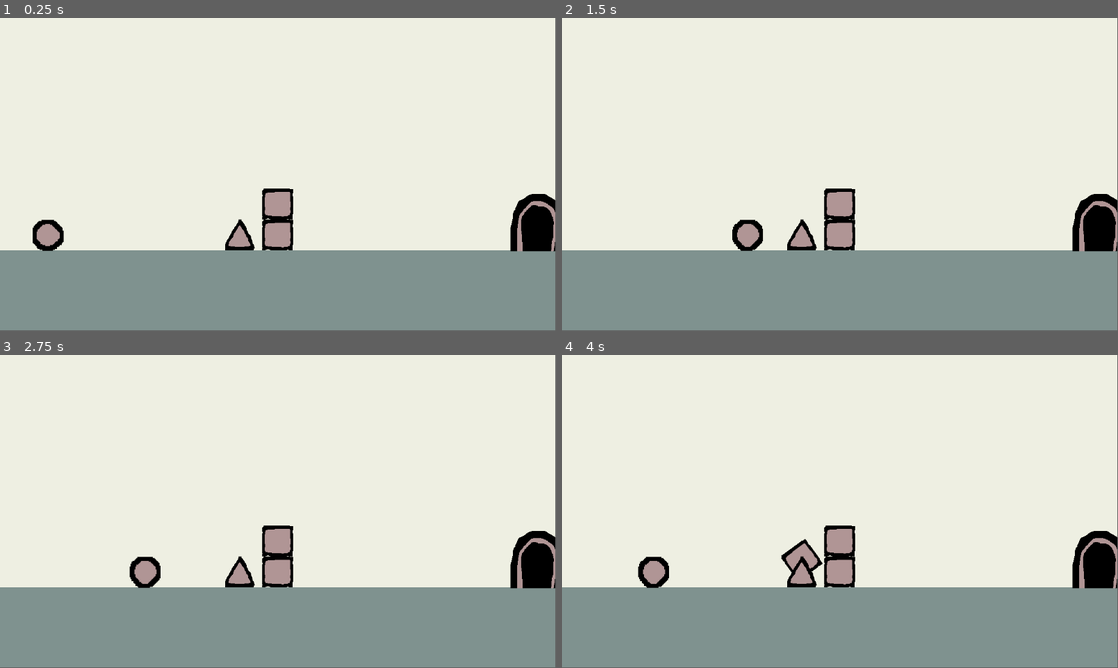
Above: before the commit, frames 1-4 (two rows, left to right).
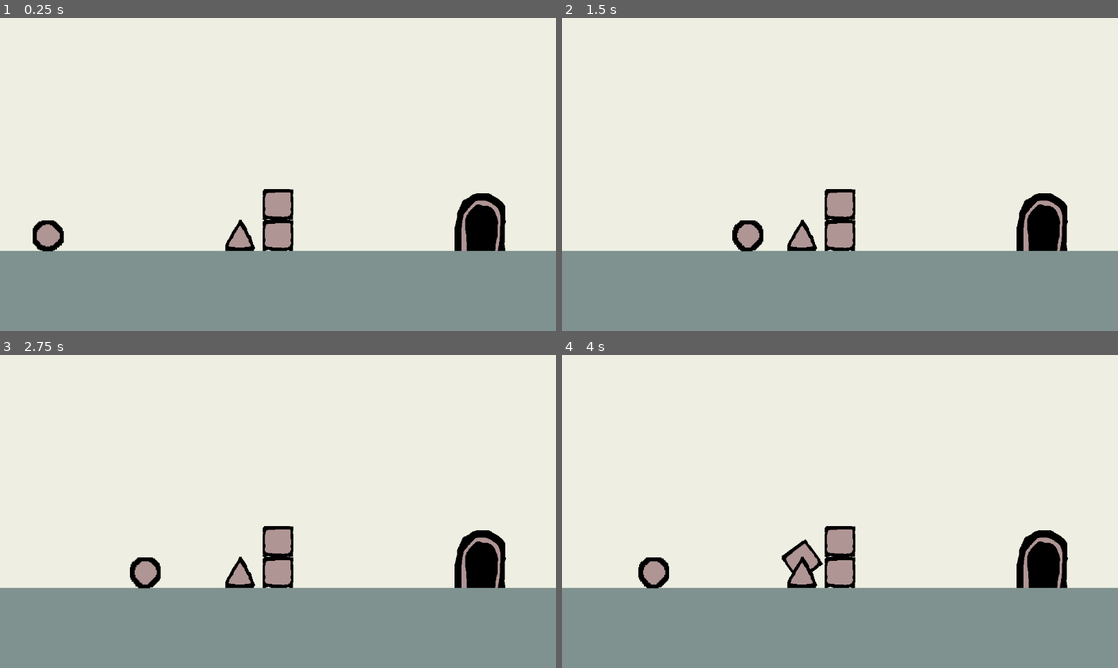
Above: after the commit, the same moments.

Repository: valegui/collapse
Game: Godot game, scene res://scenes/level_1.tscn
Two runs of this game, one before a commit and one after it. Both use one fixed random seed, a clock stepped at 60 frames per second and the inputs below.
Inputs:
- Up to frame 1 (0.25 s): no input
- Up to frame 2 (1.5 s): tap Enter (ui_accept) at 0.5, 0.77 s; hold Right (ui_right) from 0.53 s (still down)
- Up to frame 3 (2.75 s): tap Enter (ui_accept) at 1.52 s; release Right (ui_right) at 2.03 s; hold Left (ui_left) from 2.03 s (still down)
- Up to frame 4 (4 s): release Left (ui_left) at 2.78 s; hold Right (ui_right) from 2.78 s (still down); tap Enter (ui_accept) at 3.02, 3.77 s
In our replay, the window is 799x449 before the commit and 800x450 after it. These sizes can differ from the game's own. Grey fills any space a smaller window leaves; there, only what the larger window draws over its background counts as a difference.

The runs differ from the first frame. In frame 1, 3.5% of the frame differs, in the area x 0-100%, y 0-75%; in frame 2, 3.5%; in frame 3, 3.5%; in frame 4, 3.5%.

Commit message:
levels and checkpoint for level 7

Diff:
--- a/project.godot
+++ b/project.godot
@@ -15,6 +15,15 @@
 config/features=PackedStringArray("4.4", "Forward Plus")
 config/icon="res://icon.svg"
 
+[autoload]
+
+Global="*res://scripts/global.gd"
+
+[display]
+
+window/stretch/mode="viewport"
+window/stretch/aspect="expand"
+
 [global_group]
 
 box=""
--- a/scenes/level_1.tscn
+++ b/scenes/level_1.tscn
@@ -26,7 +26,7 @@
 color = Color(0.498523, 0.571256, 0.56201, 1)
 
 [node name="NextLevel" parent="." instance=ExtResource("1_4nkto")]
-position = Vector2(1121, 422)
+position = Vector2(1004, 420)
 
 [node name="Player" parent="." instance=ExtResource("1_bswci")]
 position = Vector2(111, 385)
--- a/scenes/level_2.tscn
+++ b/scenes/level_2.tscn
@@ -26,7 +26,7 @@
 color = Color(0.498523, 0.571256, 0.56201, 1)
 
 [node name="NextLevel" parent="." instance=ExtResource("1_b4j7a")]
-position = Vector2(1099, 420)
+position = Vector2(1211, 421)
 
 [node name="Player" parent="." instance=ExtResource("2_wo48x")]
 position = Vector2(111, 385)
@@ -49,3 +49,5 @@
 
 [node name="StaticBox2" parent="static_boxes" instance=ExtResource("5_6cvei")]
 position = Vector2(576, 388)
+
+[node name="enemies" type="Node2D" parent="."]
--- /dev/null
+++ b/scenes/level_3.tscn
@@ -0,0 +1,83 @@
+[gd_scene load_steps=7 format=3 uid="uid://dvo2bjm1cgt16"]
+
+[ext_resource type="PackedScene" uid="uid://daypidqhxjqdb" path="res://scenes/next_level.tscn" id="1_ah8om"]
+[ext_resource type="PackedScene" uid="uid://bu5g33eec6mgc" path="res://scenes/player.tscn" id="2_p6vls"]
+[ext_resource type="PackedScene" uid="uid://d0bny5xly81u7" path="res://scenes/box.tscn" id="3_hhfj6"]
+[ext_resource type="PackedScene" uid="uid://bu2sp7hercpyx" path="res://scenes/spike.tscn" id="4_wae8j"]
+[ext_resource type="PackedScene" uid="uid://cia6jsfphwaog" path="res://scenes/static_box.tscn" id="5_ha73p"]
+
+[sub_resource type="WorldBoundaryShape2D" id="WorldBoundaryShape2D_5xbjy"]
+
+[node name="Level3" type="Node2D"]
+
+[node name="StaticBody2D" type="StaticBody2D" parent="."]
+collision_layer = 2
+collision_mask = 31
+
+[node name="CollisionShape2D" type="CollisionShape2D" parent="StaticBody2D"]
+position = Vector2(403, 485.25)
+shape = SubResource("WorldBoundaryShape2D_5xbjy")
+
+[node name="ColorRect" type="ColorRect" parent="StaticBody2D"]
+offset_left = -595.0
+offset_top = 484.0
+offset_right = 2643.0
+offset_bottom = 654.0
+color = Color(0.498523, 0.571256, 0.56201, 1)
+
+[node name="NextLevel" parent="." instance=ExtResource("1_ah8om")]
+position = Vector2(1564, 420)
+
+[node name="Player" parent="." instance=ExtResource("2_p6vls")]
+position = Vector2(111, 385)
+
+[node name="Box" parent="." instance=ExtResource("3_hhfj6")]
+position = Vector2(-107, 451)
+
+[node name="spikes" type="Node2D" parent="."]
+
+[node name="Spike" parent="spikes" instance=ExtResource("4_wae8j")]
+position = Vector2(499, 452)
+
+[node name="Spike4" parent="spikes" instance=ExtResource("4_wae8j")]
+position = Vector2(437, 452)
+
+[node name="Spike5" parent="spikes" instance=ExtResource("4_wae8j")]
+position = Vector2(375, 452)
+
+[node name="Spike2" parent="spikes" instance=ExtResource("4_wae8j")]
+position = Vector2(984, 388)
+
+[node name="Spike3" parent="spikes" instance=ExtResource("4_wae8j")]
+position = Vector2(561, 452)
+
+[node name="static_boxes" type="Node2D" parent="."]
+
+[node name="StaticBox" parent="static_boxes" instance=ExtResource("5_ha73p")]
+position = Vector2(853, 452)
+
+[node name="StaticBox7" parent="static_boxes" instance=ExtResource("5_ha73p")]
+position = Vector2(789, 452)
+
+[node name="StaticBox3" parent="static_boxes" instance=ExtResource("5_ha73p")]
+position = Vector2(916, 453)
+
+[node name="StaticBox5" parent="static_boxes" instance=ExtResource("5_ha73p")]
+position = Vector2(980, 453)
+
+[node name="StaticBox6" parent="static_boxes" instance=ExtResource("5_ha73p")]
+position = Vector2(1044, 453)
+
+[node name="StaticBox9" parent="static_boxes" instance=ExtResource("5_ha73p")]
+position = Vector2(1109, 453)
+
+[node name="StaticBox2" parent="static_boxes" instance=ExtResource("5_ha73p")]
+position = Vector2(853, 388)
+
+[node name="StaticBox4" parent="static_boxes" instance=ExtResource("5_ha73p")]
+position = Vector2(1109, 388)
+
+[node name="StaticBox8" parent="static_boxes" instance=ExtResource("5_ha73p")]
+position = Vector2(1109, 323)
+
+[node name="enemies" type="Node2D" parent="."]
--- /dev/null
+++ b/scenes/level_4.tscn
@@ -0,0 +1,80 @@
+[gd_scene load_steps=7 format=3 uid="uid://b8r2y8db034nx"]
+
+[ext_resource type="PackedScene" uid="uid://daypidqhxjqdb" path="res://scenes/next_level.tscn" id="1_wom6i"]
+[ext_resource type="PackedScene" uid="uid://bu5g33eec6mgc" path="res://scenes/player.tscn" id="2_ycko3"]
+[ext_resource type="PackedScene" uid="uid://d0bny5xly81u7" path="res://scenes/box.tscn" id="3_x7blo"]
+[ext_resource type="PackedScene" uid="uid://bu2sp7hercpyx" path="res://scenes/spike.tscn" id="4_qsmat"]
+[ext_resource type="PackedScene" uid="uid://cia6jsfphwaog" path="res://scenes/static_box.tscn" id="5_yk4f3"]
+
+[sub_resource type="WorldBoundaryShape2D" id="WorldBoundaryShape2D_5xbjy"]
+
+[node name="Level4" type="Node2D"]
+
+[node name="StaticBody2D" type="StaticBody2D" parent="."]
+collision_layer = 2
+collision_mask = 31
+
+[node name="CollisionShape2D" type="CollisionShape2D" parent="StaticBody2D"]
+position = Vector2(403, 485.25)
+shape = SubResource("WorldBoundaryShape2D_5xbjy")
+
+[node name="ColorRect" type="ColorRect" parent="StaticBody2D"]
+offset_left = -595.0
+offset_top = 484.0
+offset_right = 2643.0
+offset_bottom = 654.0
+color = Color(0.498523, 0.571256, 0.56201, 1)
+
+[node name="NextLevel" parent="." instance=ExtResource("1_wom6i")]
+position = Vector2(2049, 420)
+
+[node name="Player" parent="." instance=ExtResource("2_ycko3")]
+position = Vector2(111, 385)
+
+[node name="Box" parent="." instance=ExtResource("3_x7blo")]
+position = Vector2(-107, 451)
+
+[node name="spikes" type="Node2D" parent="."]
+
+[node name="Spike4" parent="spikes" instance=ExtResource("4_qsmat")]
+position = Vector2(437, 452)
+
+[node name="Spike5" parent="spikes" instance=ExtResource("4_qsmat")]
+position = Vector2(375, 452)
+
+[node name="Spike2" parent="spikes" instance=ExtResource("4_qsmat")]
+position = Vector2(984, 388)
+
+[node name="static_boxes" type="Node2D" parent="."]
+
+[node name="StaticBox" parent="static_boxes" instance=ExtResource("5_yk4f3")]
+position = Vector2(853, 452)
+
+[node name="StaticBox7" parent="static_boxes" instance=ExtResource("5_yk4f3")]
+position = Vector2(789, 452)
+
+[node name="StaticBox3" parent="static_boxes" instance=ExtResource("5_yk4f3")]
+position = Vector2(916, 453)
+
+[node name="StaticBox5" parent="static_boxes" instance=ExtResource("5_yk4f3")]
+position = Vector2(980, 453)
+
+[node name="StaticBox6" parent="static_boxes" instance=ExtResource("5_yk4f3")]
+position = Vector2(1044, 453)
+
+[node name="StaticBox9" parent="static_boxes" instance=ExtResource("5_yk4f3")]
+position = Vector2(1109, 453)
+
+[node name="StaticBox2" parent="static_boxes" instance=ExtResource("5_yk4f3")]
+position = Vector2(853, 388)
+
+[node name="StaticBox4" parent="static_boxes" instance=ExtResource("5_yk4f3")]
+position = Vector2(1109, 388)
+
+[node name="StaticBox8" parent="static_boxes" instance=ExtResource("5_yk4f3")]
+position = Vector2(1109, 323)
+
+[node name="enemies" type="Node2D" parent="."]
+
+[node name="StaticBox10" parent="enemies" instance=ExtResource("5_yk4f3")]
+position = Vector2(1668, 452)
--- /dev/null
+++ b/scenes/level_5.tscn
@@ -0,0 +1,83 @@
+[gd_scene load_steps=8 format=3 uid="uid://wf3qti8c5sfy"]
+
+[ext_resource type="PackedScene" uid="uid://daypidqhxjqdb" path="res://scenes/next_level.tscn" id="1_tbt7t"]
+[ext_resource type="PackedScene" uid="uid://bu5g33eec6mgc" path="res://scenes/player.tscn" id="2_cynta"]
+[ext_resource type="PackedScene" uid="uid://d0bny5xly81u7" path="res://scenes/box.tscn" id="3_ak5vt"]
+[ext_resource type="PackedScene" uid="uid://bu2sp7hercpyx" path="res://scenes/spike.tscn" id="4_ij176"]
+[ext_resource type="PackedScene" uid="uid://cia6jsfphwaog" path="res://scenes/static_box.tscn" id="5_uva14"]
+
+[sub_resource type="WorldBoundaryShape2D" id="WorldBoundaryShape2D_5xbjy"]
+
+[sub_resource type="RectangleShape2D" id="RectangleShape2D_tbt7t"]
+size = Vector2(1698, 197.5)
+
+[node name="Level5" type="Node2D"]
+
+[node name="StaticBody2D" type="StaticBody2D" parent="."]
+collision_layer = 2
+collision_mask = 31
+
+[node name="CollisionShape2D" type="CollisionShape2D" parent="StaticBody2D"]
+position = Vector2(403, 485.25)
+shape = SubResource("WorldBoundaryShape2D_5xbjy")
+
+[node name="ColorRect" type="ColorRect" parent="StaticBody2D"]
+offset_left = -595.0
+offset_top = 484.0
+offset_right = 2643.0
+offset_bottom = 654.0
+color = Color(0.498523, 0.571256, 0.56201, 1)
+
+[node name="NextLevel" parent="." instance=ExtResource("1_tbt7t")]
+position = Vector2(1665, 226)
+
+[node name="Player" parent="." instance=ExtResource("2_cynta")]
+position = Vector2(111, 385)
+
+[node name="Box" parent="." instance=ExtResource("3_ak5vt")]
+position = Vector2(-107, 451)
+
+[node name="spikes" type="Node2D" parent="."]
+
+[node name="Spike4" parent="spikes" instance=ExtResource("4_ij176")]
+position = Vector2(437, 452)
+
+[node name="Spike5" parent="spikes" instance=ExtResource("4_ij176")]
+position = Vector2(375, 452)
+
+[node name="static_boxes" type="Node2D" parent="."]
+
+[node name="StaticBox" parent="static_boxes" instance=ExtResource("5_uva14")]
+position = Vector2(853, 452)
+
+[node name="StaticBox7" parent="static_boxes" instance=ExtResource("5_uva14")]
+position = Vector2(789, 452)
+
+[node name="StaticBox3" parent="static_boxes" instance=ExtResource("5_uva14")]
+position = Vector2(916, 453)
+
+[node name="StaticBox2" parent="static_boxes" instance=ExtResource("5_uva14")]
+position = Vector2(853, 388)
+
+[node name="StaticBox5" parent="static_boxes" instance=ExtResource("5_uva14")]
+position = Vector2(1183, 195)
+
+[node name="enemies" type="Node2D" parent="."]
+
+[node name="StaticBox4" parent="enemies" instance=ExtResource("5_uva14")]
+position = Vector2(1352, 258)
+
+[node name="StaticBody2D2" type="StaticBody2D" parent="."]
+collision_layer = 2
+collision_mask = 31
+
+[node name="CollisionShape2D" type="CollisionShape2D" parent="StaticBody2D2"]
+position = Vector2(1798, 389.25)
+shape = SubResource("RectangleShape2D_tbt7t")
+
+[node name="ColorRect2" type="ColorRect" parent="StaticBody2D2"]
+offset_left = 949.0
+offset_top = 291.0
+offset_right = 2631.0
+offset_bottom = 509.0
+color = Color(0.498523, 0.571256, 0.56201, 1)
--- /dev/null
+++ b/scenes/level_6.tscn
@@ -0,0 +1,104 @@
+[gd_scene load_steps=8 format=3 uid="uid://cn0bjbif1skt0"]
+
+[ext_resource type="PackedScene" uid="uid://daypidqhxjqdb" path="res://scenes/next_level.tscn" id="1_hi6ks"]
+[ext_resource type="PackedScene" uid="uid://bu5g33eec6mgc" path="res://scenes/player.tscn" id="2_6x5s0"]
+[ext_resource type="PackedScene" uid="uid://d0bny5xly81u7" path="res://scenes/box.tscn" id="3_uwnnm"]
+[ext_resource type="PackedScene" uid="uid://bu2sp7hercpyx" path="res://scenes/spike.tscn" id="4_fidgd"]
+[ext_resource type="PackedScene" uid="uid://cia6jsfphwaog" path="res://scenes/static_box.tscn" id="5_isi3j"]
+
+[sub_resource type="WorldBoundaryShape2D" id="WorldBoundaryShape2D_5xbjy"]
+
+[sub_resource type="RectangleShape2D" id="RectangleShape2D_tbt7t"]
+size = Vector2(3612, 197.5)
+
+[node name="Level6" type="Node2D"]
+
+[node name="StaticBody2D" type="StaticBody2D" parent="."]
+collision_layer = 2
+collision_mask = 31
+
+[node name="CollisionShape2D" type="CollisionShape2D" parent="StaticBody2D"]
+position = Vector2(403, 485.25)
+shape = SubResource("WorldBoundaryShape2D_5xbjy")
+
+[node name="ColorRect" type="ColorRect" parent="StaticBody2D"]
+offset_left = -595.0
+offset_top = 484.0
+offset_right = 4565.0
+offset_bottom = 654.0
+color = Color(0.498523, 0.571256, 0.56201, 1)
+
+[node name="NextLevel" parent="." instance=ExtResource("1_hi6ks")]
+position = Vector2(2870, 240)
+
+[node name="Player" parent="." instance=ExtResource("2_6x5s0")]
+position = Vector2(111, 385)
+
+[node name="Box" parent="." instance=ExtResource("3_uwnnm")]
+position = Vector2(-107, 451)
+
+[node name="spikes" type="Node2D" parent="."]
+
+[node name="Spike4" parent="spikes" instance=ExtResource("4_fidgd")]
+position = Vector2(437, 452)
+
+[node name="Spike5" parent="spikes" instance=ExtResource("4_fidgd")]
+position = Vector2(375, 452)
+
+[node name="Spike6" parent="spikes" instance=ExtResource("4_fidgd")]
+position = Vector2(1077, 259)
+
+[node name="Spike7" parent="spikes" instance=ExtResource("4_fidgd")]
+position = Vector2(1139, 259)
+
+[node name="Spike8" parent="spikes" instance=ExtResource("4_fidgd")]
+position = Vector2(1417, 259)
+
+[node name="Spike9" parent="spikes" instance=ExtResource("4_fidgd")]
+position = Vector2(2524, 259)
+
+[node name="static_boxes" type="Node2D" parent="."]
+
+[node name="StaticBox" parent="static_boxes" instance=ExtResource("5_isi3j")]
+position = Vector2(853, 452)
+
+[node name="StaticBox7" parent="static_boxes" instance=ExtResource("5_isi3j")]
+position = Vector2(789, 452)
+
+[node name="StaticBox3" parent="static_boxes" instance=ExtResource("5_isi3j")]
+position = Vector2(916, 453)
+
+[node name="StaticBox2" parent="static_boxes" instance=ExtResource("5_isi3j")]
+position = Vector2(853, 388)
+
+[node name="StaticBox5" parent="static_boxes" instance=ExtResource("5_isi3j")]
+position = Vector2(1687, 258)
+
+[node name="StaticBox9" parent="static_boxes" instance=ExtResource("5_isi3j")]
+position = Vector2(2459, 258)
+
+[node name="StaticBox6" parent="static_boxes" instance=ExtResource("5_isi3j")]
+position = Vector2(1879, 258)
+
+[node name="StaticBox8" parent="static_boxes" instance=ExtResource("5_isi3j")]
+position = Vector2(1879, 194)
+
+[node name="enemies" type="Node2D" parent="."]
+
+[node name="StaticBox4" parent="enemies" instance=ExtResource("5_isi3j")]
+position = Vector2(1352, 258)
+
+[node name="StaticBody2D2" type="StaticBody2D" parent="."]
+collision_layer = 2
+collision_mask = 31
+
+[node name="CollisionShape2D" type="CollisionShape2D" parent="StaticBody2D2"]
+position = Vector2(2755, 389.25)
+shape = SubResource("RectangleShape2D_tbt7t")
+
+[node name="ColorRect2" type="ColorRect" parent="StaticBody2D2"]
+offset_left = 949.0
+offset_top = 291.0
+offset_right = 4565.0
+offset_bottom = 509.0
+color = Color(0.498523, 0.571256, 0.56201, 1)
--- /dev/null
+++ b/scenes/level_7.tscn
@@ -0,0 +1,88 @@
+[gd_scene load_steps=8 format=3 uid="uid://di4e4datxdnfp"]
+
+[ext_resource type="PackedScene" uid="uid://daypidqhxjqdb" path="res://scenes/next_level.tscn" id="1_l1kof"]
+[ext_resource type="Script" uid="uid://cn7qosd8nu661" path="res://scripts/level_7.gd" id="1_v7yg4"]
+[ext_resource type="PackedScene" uid="uid://bu5g33eec6mgc" path="res://scenes/player.tscn" id="2_v7yg4"]
+[ext_resource type="PackedScene" uid="uid://d0bny5xly81u7" path="res://scenes/box.tscn" id="3_ci1vt"]
+[ext_resource type="PackedScene" uid="uid://bu2sp7hercpyx" path="res://scenes/spike.tscn" id="4_ophlp"]
+[ext_resource type="PackedScene" uid="uid://cia6jsfphwaog" path="res://scenes/static_box.tscn" id="5_wu5f3"]
+
+[sub_resource type="WorldBoundaryShape2D" id="WorldBoundaryShape2D_5xbjy"]
+
+[node name="Level7" type="Node2D"]
+script = ExtResource("1_v7yg4")
+
+[node name="StaticBody2D" type="StaticBody2D" parent="."]
+collision_layer = 2
+collision_mask = 31
+
+[node name="CollisionShape2D" type="CollisionShape2D" parent="StaticBody2D"]
+position = Vector2(403, 485.25)
+shape = SubResource("WorldBoundaryShape2D_5xbjy")
+
+[node name="ColorRect" type="ColorRect" parent="StaticBody2D"]
+offset_left = -595.0
+offset_top = 484.0
+offset_right = 2643.0
+offset_bottom = 654.0
+color = Color(0.498523, 0.571256, 0.56201, 1)
+
+[node name="NextLevel" parent="." instance=ExtResource("1_l1kof")]
+position = Vector2(2246, 420)
+
+[node name="Player" parent="." instance=ExtResource("2_v7yg4")]
+position = Vector2(111, 385)
+
+[node name="Box" parent="." instance=ExtResource("3_ci1vt")]
+position = Vector2(-107, 451)
+
+[node name="spikes" type="Node2D" parent="."]
+
+[node name="Spike" parent="spikes" instance=ExtResource("4_ophlp")]
+position = Vector2(499, 452)
+
+[node name="Spike4" parent="spikes" instance=ExtResource("4_ophlp")]
+position = Vector2(437, 452)
+
+[node name="Spike5" parent="spikes" instance=ExtResource("4_ophlp")]
+position = Vector2(375, 452)
+
+[node name="Spike2" parent="spikes" instance=ExtResource("4_ophlp")]
+position = Vector2(984, 388)
+
+[node name="Spike3" parent="spikes" instance=ExtResource("4_ophlp")]
+position = Vector2(561, 452)
+
+[node name="static_boxes" type="Node2D" parent="."]
+
+[node name="StaticBox" parent="static_boxes" instance=ExtResource("5_wu5f3")]
+position = Vector2(853, 452)
+
+[node name="StaticBox7" parent="static_boxes" instance=ExtResource("5_wu5f3")]
+position = Vector2(789, 452)
+
+[node name="StaticBox3" parent="static_boxes" instance=ExtResource("5_wu5f3")]
+position = Vector2(916, 453)
+
+[node name="StaticBox5" parent="static_boxes" instance=ExtResource("5_wu5f3")]
+position = Vector2(980, 453)
+
+[node name="StaticBox6" parent="static_boxes" instance=ExtResource("5_wu5f3")]
+position = Vector2(1044, 453)
+
+[node name="StaticBox9" parent="static_boxes" instance=ExtResource("5_wu5f3")]
+position = Vector2(1109, 453)
+
+[node name="StaticBox2" parent="static_boxes" instance=ExtResource("5_wu5f3")]
+position = Vector2(853, 388)
+
+[node name="StaticBox4" parent="static_boxes" instance=ExtResource("5_wu5f3")]
+position = Vector2(1109, 388)
+
+[node name="StaticBox8" parent="static_boxes" instance=ExtResource("5_wu5f3")]
+position = Vector2(1109, 323)
+
+[node name="enemies" type="Node2D" parent="."]
+
+[node name="StaticBox10" parent="enemies" instance=ExtResource("5_wu5f3")]
+position = Vector2(1775, 451)
--- a/scenes/next_level.tscn
+++ b/scenes/next_level.tscn
@@ -5,7 +5,7 @@
 
 [sub_resource type="CapsuleShape2D" id="CapsuleShape2D_sd4vo"]
 radius = 30.0
-height = 94.0
+height = 166.0
 
 [node name="NextLevel" type="Area2D"]
 collision_layer = 2
@@ -15,7 +15,7 @@
 texture = ExtResource("1_rf0ph")
 
 [node name="CollisionShape2D" type="CollisionShape2D" parent="."]
-position = Vector2(-7, 15)
+position = Vector2(-7, -17)
 shape = SubResource("CapsuleShape2D_sd4vo")
 
 [connection signal="body_entered" from="." to="." method="_on_body_entered"]
--- /dev/null
+++ b/scripts/global.gd
@@ -0,0 +1,12 @@
+extends Node
+
+var player_original_position = Vector2(100, 450)
+
+# Called when the node enters the scene tree for the first time.
+func _ready() -> void:
+	pass # Replace with function body.
+
+
+# Called every frame. 'delta' is the elapsed time since the previous frame.
+func _process(delta: float) -> void:
+	pass
--- /dev/null
+++ b/scripts/level_7.gd
@@ -0,0 +1,11 @@
+extends Node2D
+
+@onready var player = $Player
+var checkpoint = false
+
+# Called every frame. 'delta' is the elapsed time since the previous frame.
+func _process(delta: float) -> void:
+	if player.position.x >= 850:
+		if checkpoint == false:
+			Global.player_original_position = Vector2(850, 340)
+			checkpoint = true
--- a/scripts/next_level.gd
+++ b/scripts/next_level.gd
@@ -5,7 +5,7 @@
 		var scene_path = get_tree().current_scene.scene_file_path
 		var next_scene_n = scene_path.to_int() + 1
 		var next_scene_name: String
-		if next_scene_n == 3:
+		if next_scene_n == 7:
 			next_scene_name = "res://scenes/game_over.tscn"
 		else:
 			next_scene_name = "res://scenes/level_" + str(next_scene_n) + ".tscn"
--- a/scripts/player.gd
+++ b/scripts/player.gd
@@ -5,7 +5,7 @@
 const JUMP_VELOCITY = -400.0
 
 @onready var box = $Box
-const original_position = Vector2(100, 450)
+var original_position = Global.player_original_position
 
 var alive = true
 var box_visible = false
@@ -48,4 +48,4 @@
 func game_restart():
 	is_hit = false
 	get_tree().call_group("box", "appear", position)
-	position = original_position
+	position = Global.player_original_position
Not shown, added: export_presets.cfg
Not shown, added: scripts/global.gd.uid
Not shown, added: scripts/level_7.gd.uid
